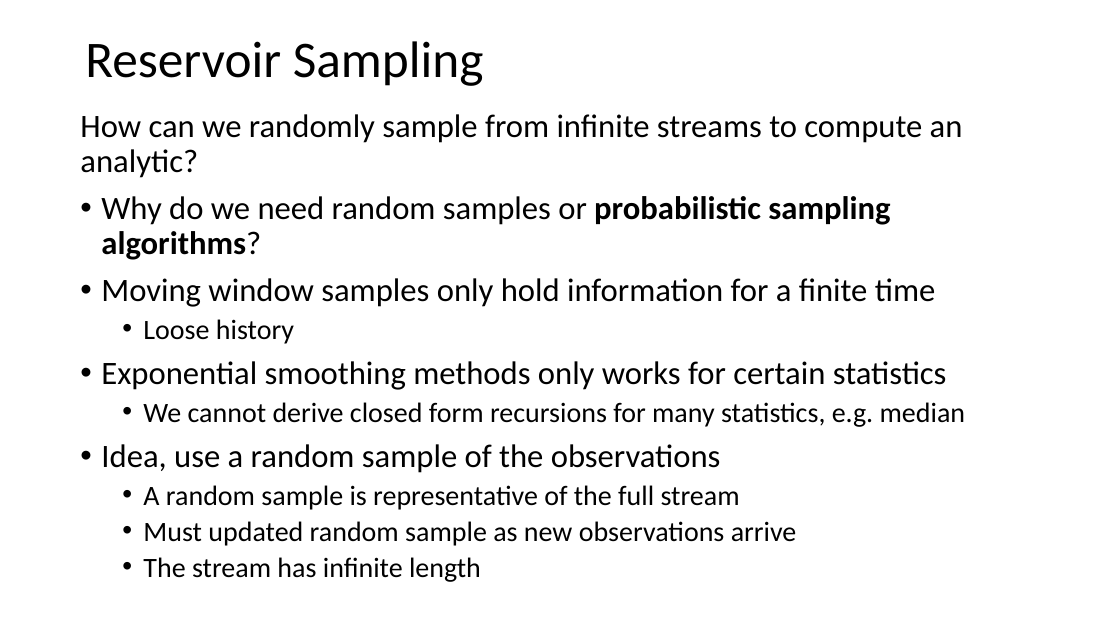
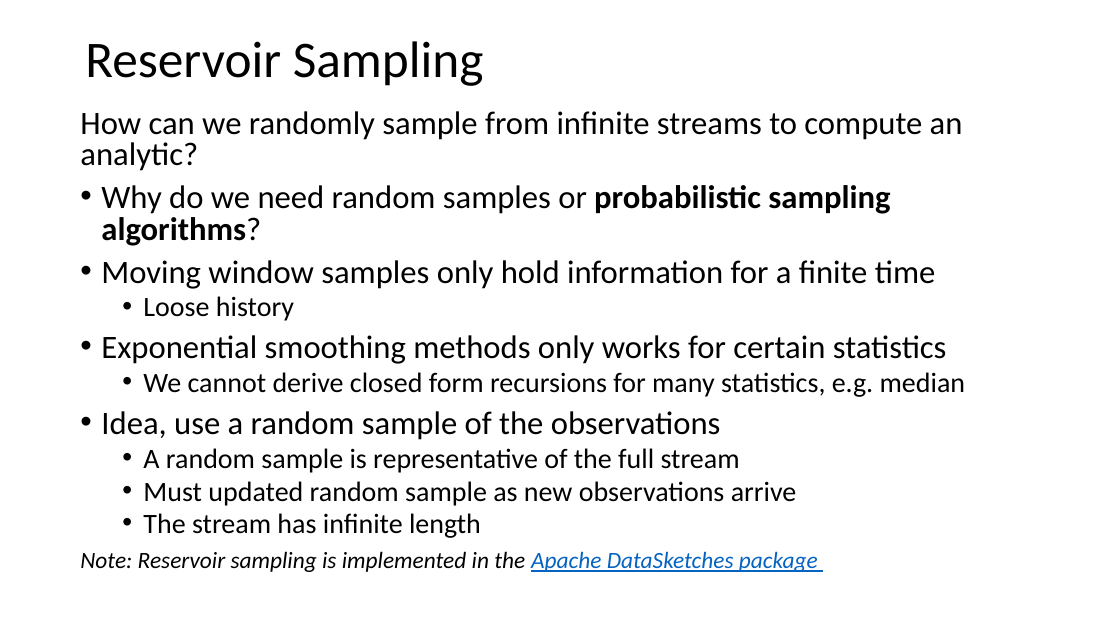
Before and after one commit to harelgabainew/school1, a slide deck: slide 31 of slides/2_StreamingAnalytics.pptx. Drawn at 1120x630 pixels with LibreOffice and Linux fonts; fonts in the diff are those of the drawing. Boxes give left, top, right and bottom in pixels: in the first picture for what was removed or moved away, otherwise in the second. Text is boxed around its words. In the diff, an @@ line names an element or a change of style, - is before the commit and + after.

Commit message:
Added slides on quantile estimation sketches

```diff
--- a/slides/2_StreamingAnalytics.pptx
+++ b/slides/2_StreamingAnalytics.pptx
@@ text at (80,111,966,538): line spacing 0.9 to 0.8 @@
@@ text at (80,551,818,572): paragraph added @@
+Note: Reservoir sampling is implemented in the Apache DataSketches package
```
Also in this commit, not shown: 27 other slides changed, 13 slides added, 1 slide removed.
